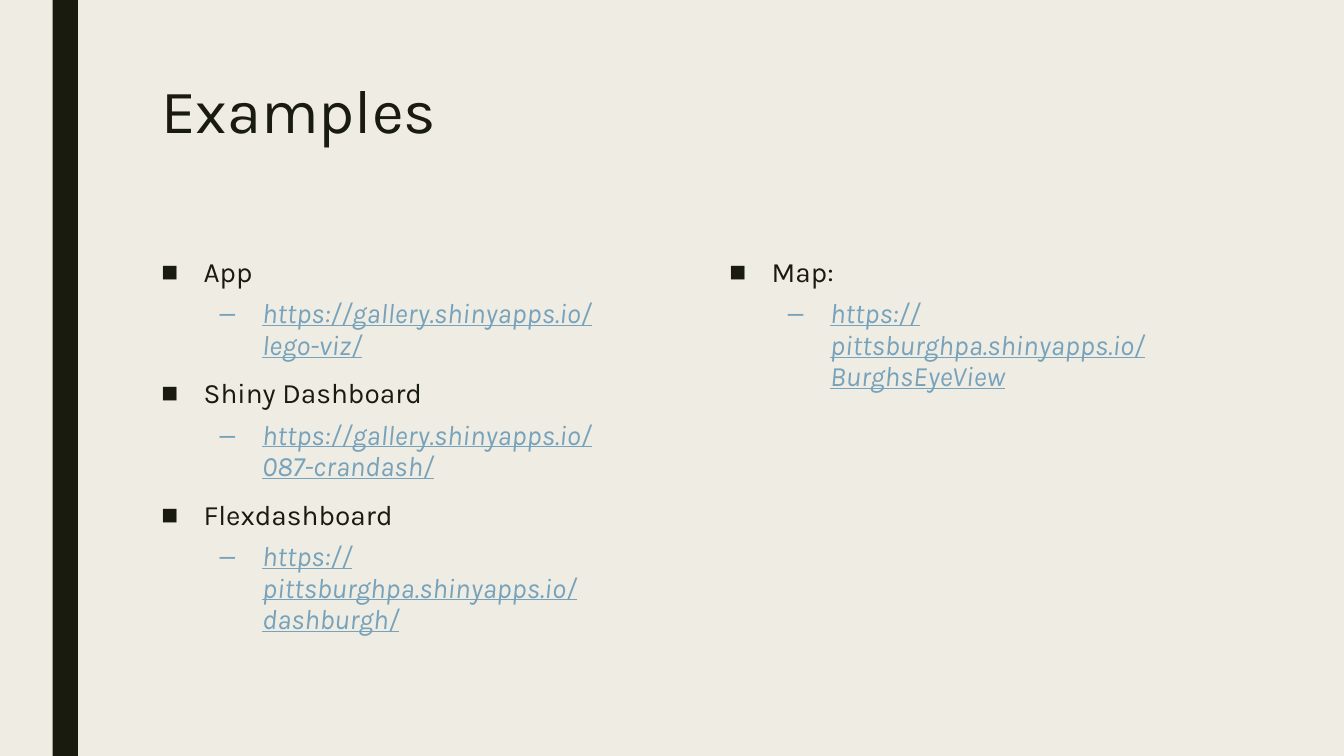
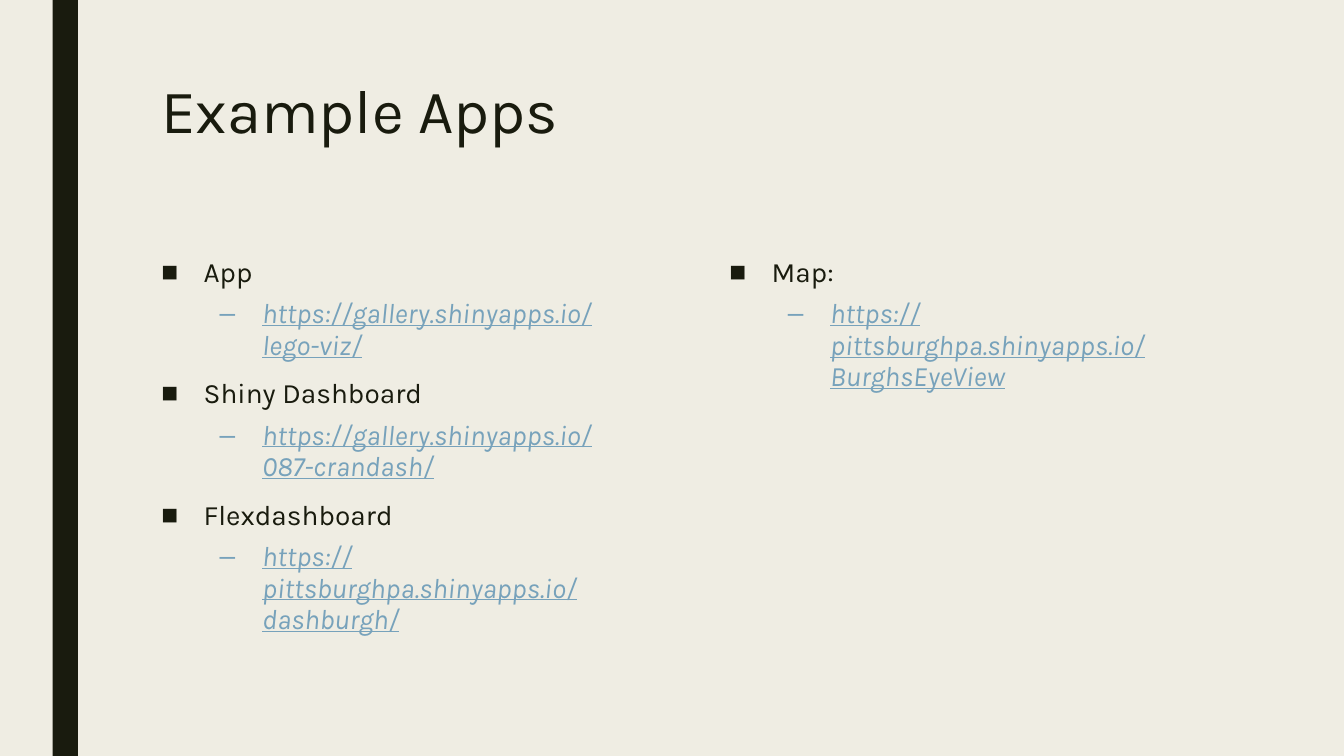
Before and after one commit to RforOperations2018/Class_1, a slide deck: slide 3 of Class 2.pptx. Drawn at 1344x756 pixels with LibreOffice and Linux fonts; fonts in the diff are those of the drawing. Boxes give left, top, right and bottom in pixels: in the first picture for what was removed or moved away, otherwise in the second. Text is boxed around its words. In the diff, an @@ line names an element or a change of style, - is before the commit and + after.

```diff
--- a/Class 2.pptx
+++ b/Class 2.pptx
@@ title at (161, 91, 558, 148): text changed @@
-Examples
+Example Apps
```
Also in this commit, not shown: 2 other slides changed, 8 slides added, 6 slides removed, 1 other file.
